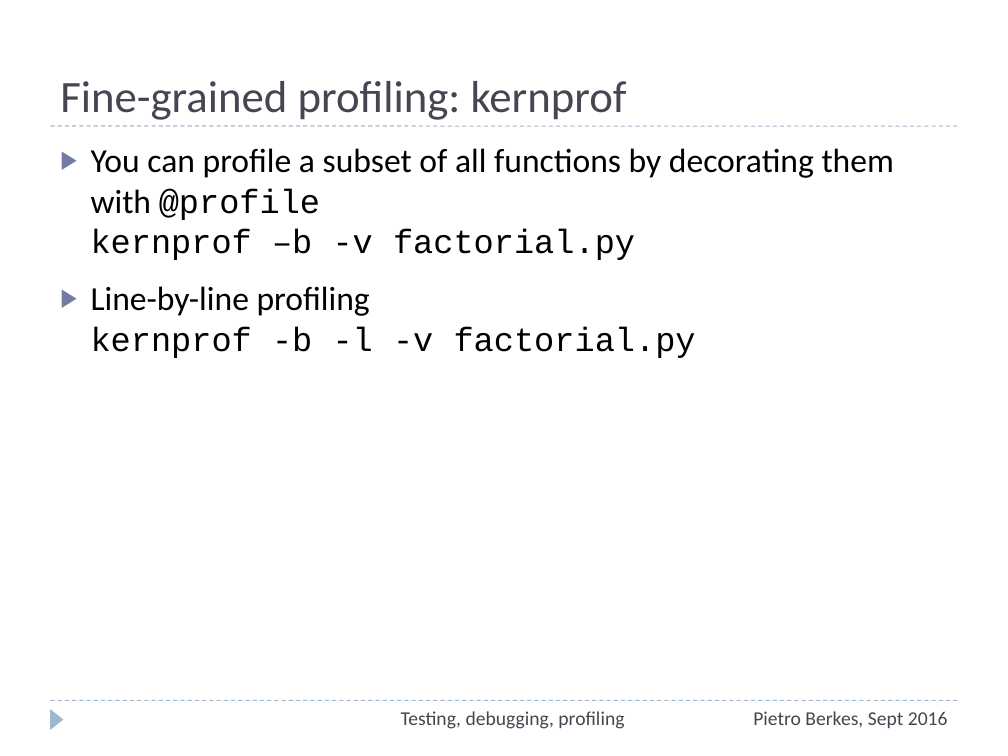
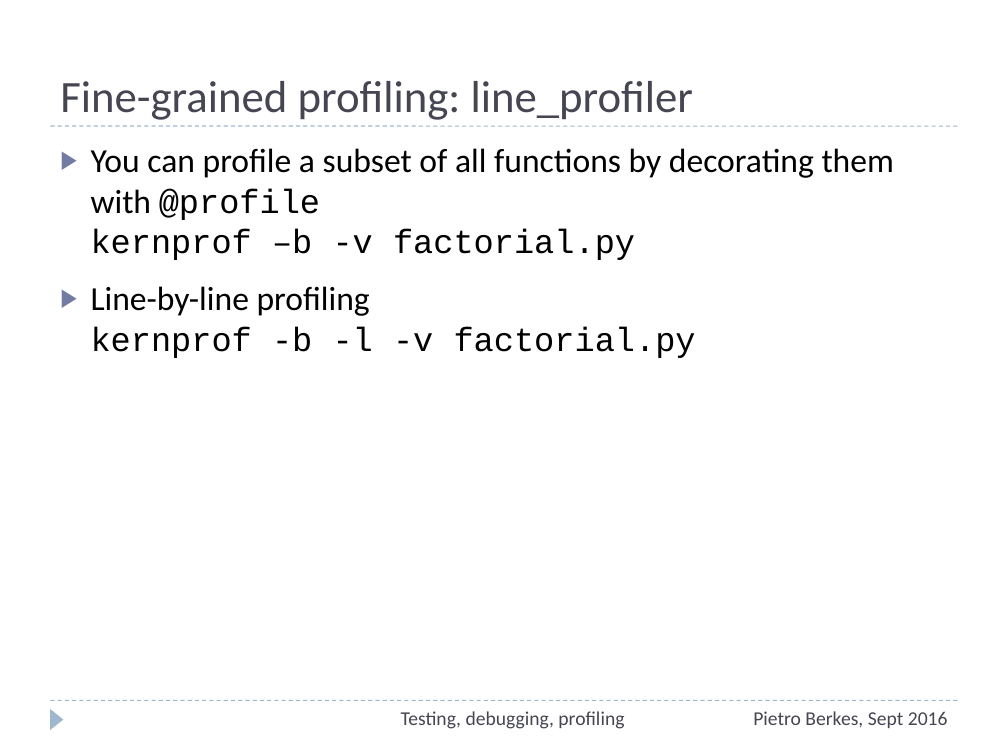
Before and after one commit to ASPP/testing_debugging_profiling, a slide deck: slide 61 of testing-debugging-profiling.pptx (slide 62 before the commit). Drawn at 1008x756 pixels with LibreOffice and Linux fonts; fonts in the diff are those of the drawing. Boxes give left, top, right and bottom in pixels: in the first picture for what was removed or moved away, otherwise in the second. Text is boxed around its words. In the diff, an @@ line names an element or a change of style, - is before the commit and + after.

```diff
--- a/testing-debugging-profiling.pptx
+++ b/testing-debugging-profiling.pptx
@@ title at bbox=[60, 81, 694, 120]: text changed @@
-Fine-grained profiling: kernprof
+Fine-grained profiling: line_profiler
```
Also in this commit, not shown: 2 other slides changed, 1 slide removed.
